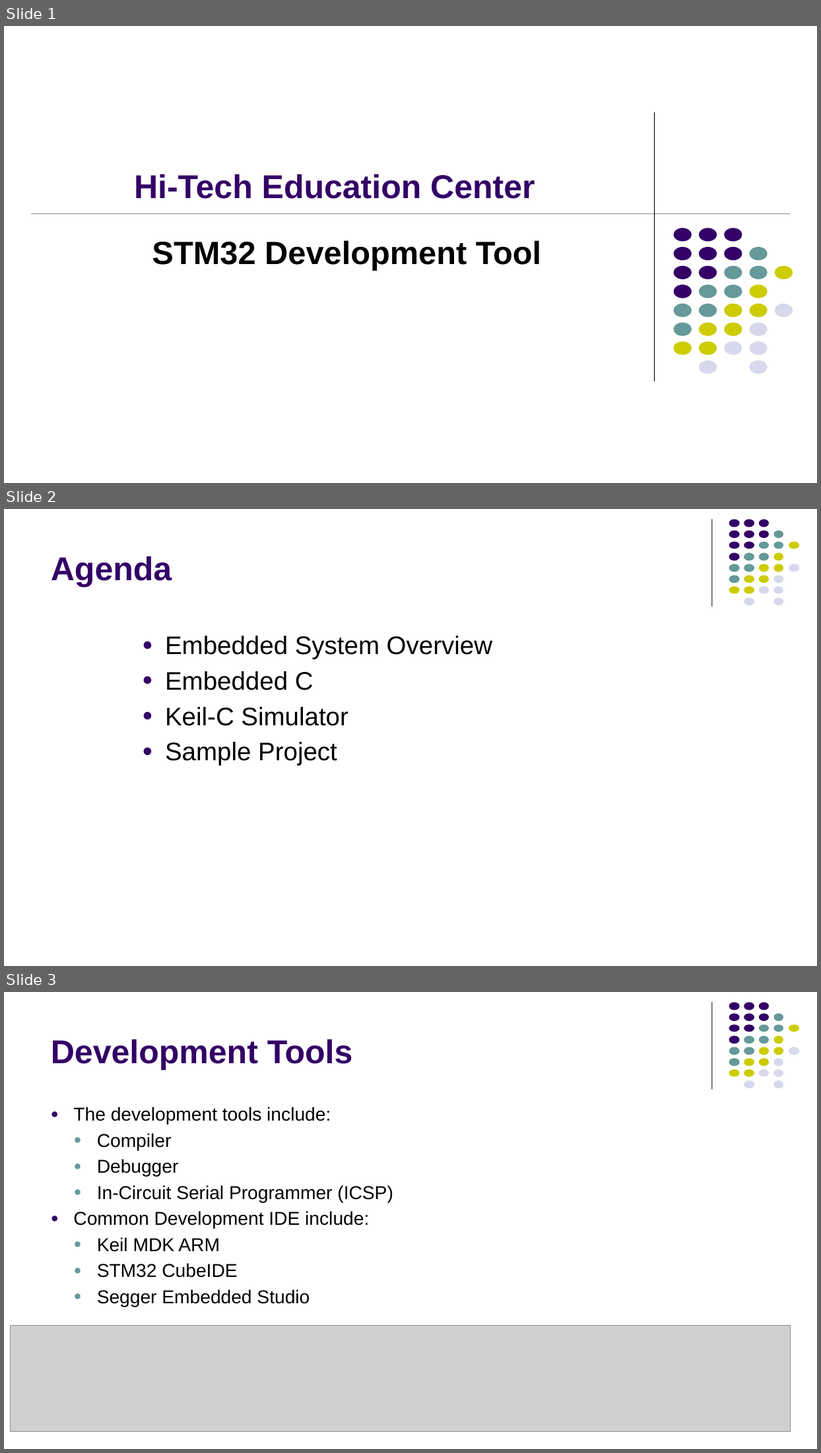
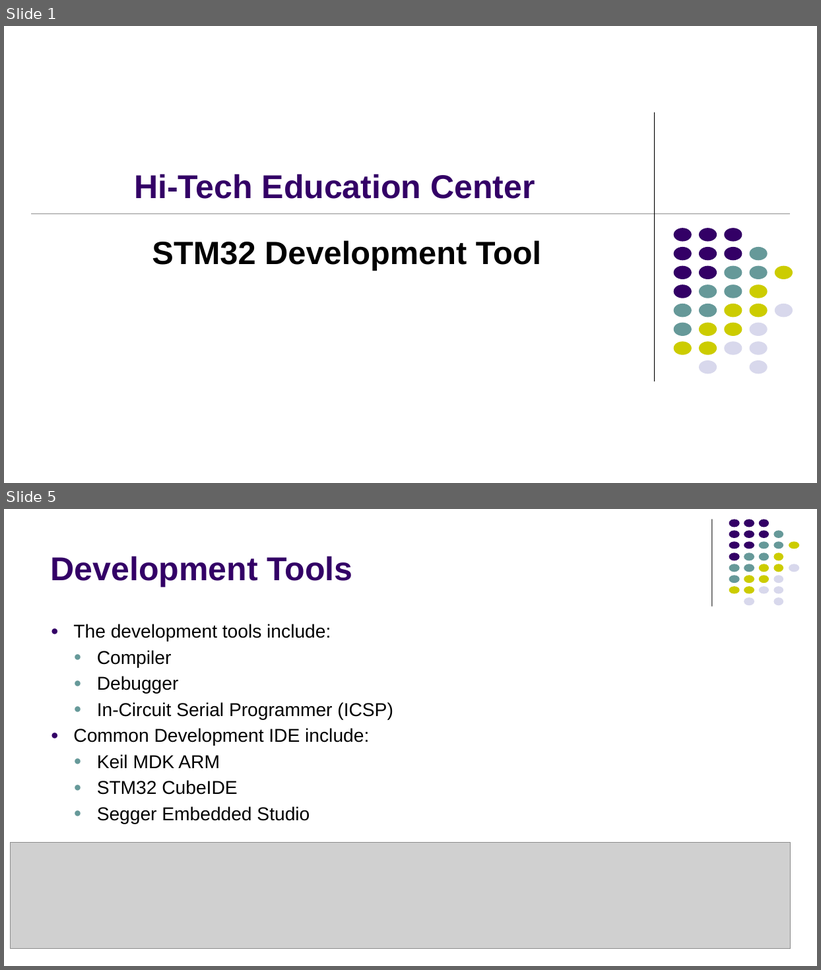
Before and after one commit to kmtekvn/hitech_stm32_basic, a slide deck: 04. Slides/02. STM32 & CubeIDE/Development Guide STM32.pptx. Shown one above the other, each under a label of ours: slides 1, 2 and 3 before the commit, slides 1 and 5 after it; the slides between them are not shown. The pictures are 821x1453 and 821x970 pixels, drawn with LibreOffice and Linux fonts; fonts in the diff are those of the drawing; grey boxes stand for pictures. Boxes give left, top, right and bottom in pixels: in the first picture for what was removed or moved away, otherwise in the second. Text is boxed around its words. In the diff, an @@ line names an element or a change of style, - is before the commit and + after.

```diff
--- a/04. Slides/02. STM32 & CubeIDE/Development Guide STM32.pptx
+++ b/04. Slides/02. STM32 & CubeIDE/Development Guide STM32.pptx
@@ slide 2 removed at [4, 509, 817, 966], background #FFFFFF; not listed: 32 template elements that a slide beside it also shows @@
@@ title removed at [51, 556, 172, 587] @@
-Agenda
@@ text removed at [165, 636, 492, 766] @@
-● Embedded System Overview
-● Embedded C
-● Keil-C Simulator
-● Sample Project
@@ what was slide 3 is now slide 5 @@
```
Also in this commit, not shown: 14 slides changed, 9 slides added, 7 other files.
